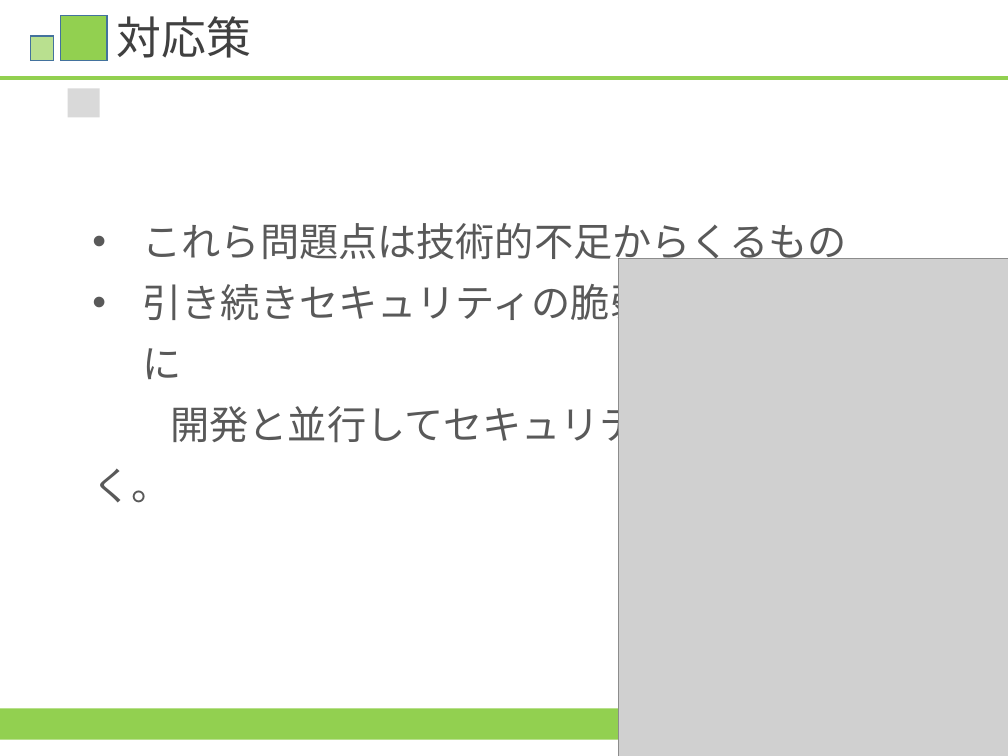
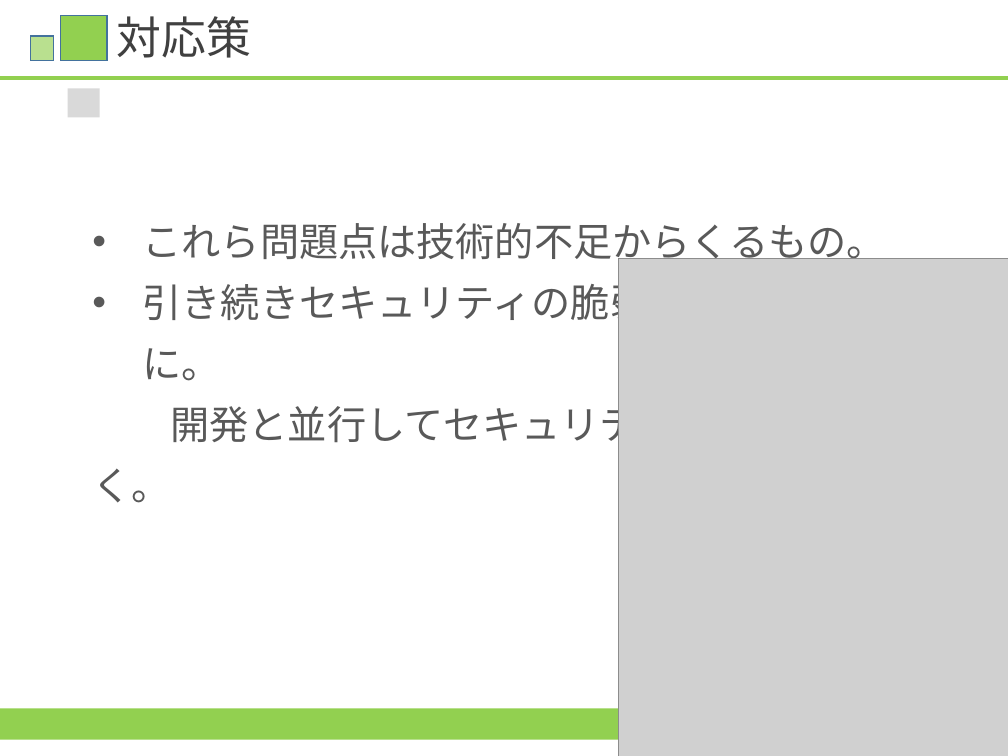
Before and after one commit to HamuroAC/Hamfile, a slide deck: slide 18 of 資料/発表資料.pptx. Drawn at 1008x756 pixels with LibreOffice and Linux fonts; fonts in the diff are those of the drawing; grey boxes stand for pictures. Boxes give left, top, right and bottom in pixels: in the first picture for what was removed or moved away, otherwise in the second. Text is boxed around its words. In the diff, an @@ line names an element or a change of style, - is before the commit and + after.

```diff
--- a/資料/発表資料.pptx
+++ b/資料/発表資料.pptx
@@ text at (143,223,963,381): text changed @@
-• これら問題点は技術的不足からくるもの
-• 引き続きセキュリティの脆弱性を解決するために
+• これら問題点は技術的不足からくるもの。
+• 引き続きセキュリティの脆弱性を解決するために。
```
Also in this commit, not shown: 1 other slide changed.
